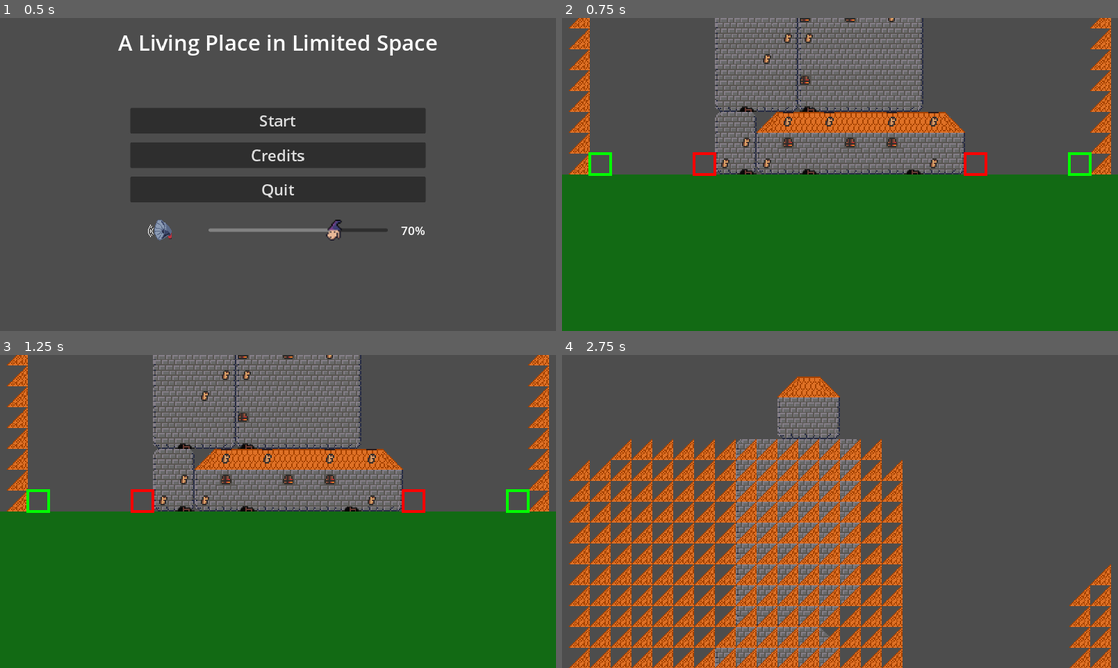
Above: before the commit, frames 1-4 (two rows, left to right).
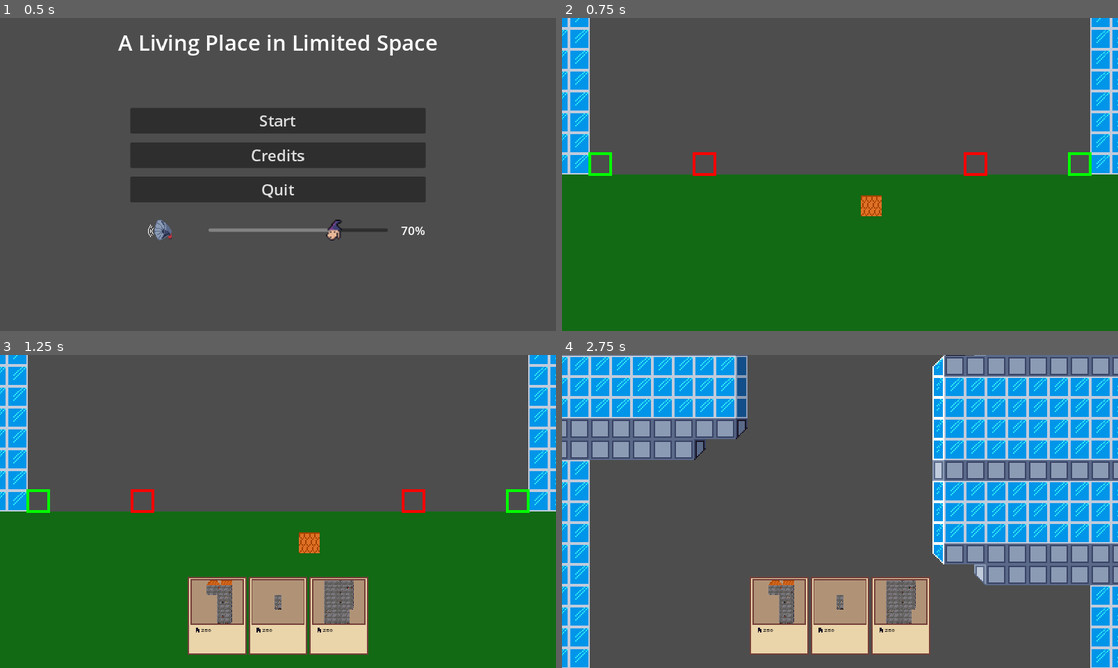
Above: after the commit, the same moments.

Repository: panorb/ludum-dare-54
Game: Godot game, scene res://world.tscn
Two runs of this game, one before a commit and one after it. Both use one fixed random seed, a clock stepped at 60 frames per second and the inputs below.
Inputs (mouse positions are in pixels of both pictures, inside the frame that each line leads up to):
- Up to frame 1 (0.5 s): no input
- Up to frame 2 (0.75 s): click "Start" at 0.5 s
- Up to frame 3 (1.25 s): no input
- Up to frame 4 (2.75 s): tap Enter (close_letter) at 1.25 s; move the mouse to (962, 495) at 1.27 s; press the mouse at (962, 495) at 1.28 s; release the mouse at (962, 495) at 2 s; tap Space at 2 s; drag from (728, 527) to (812, 574) at 2.02 s

Frame 1 is identical in both runs. In frame 2, 19% of the frame differs, in the area x 0-100%, y 0-64%; in frame 3, 27%; in frame 4, 70%, in the area x 0-100%, y 0-100%.

Commit message:
Implementation of the Place-buildings-and-draw-cards-gameplay-loop

Diff:
--- a/godot/game/cards/card.gd
+++ b/godot/game/cards/card.gd
@@ -8,6 +8,7 @@
 @onready var preview_tile_map = %PreviewTileMap
 
 var _building: TBuilding = null
+var _preview_building: TBuilding = null
 var _capacity: int = 0
 
 signal hover_begin(card : Card)
@@ -25,8 +26,9 @@
 func init_capacity(capacity : int):
 	_capacity = capacity
 
-func init_building(building: TBuilding):
+func init_building(building: TBuilding, preview_building):
 	_building = building
+	_preview_building = preview_building
 
 func _on_ClickZone_input_event(viewport: Node, event: InputEvent, shape_idx: int):
 	if event is InputEventMouseButton and event.is_pressed() and event.button_index == MOUSE_BUTTON_LEFT:
@@ -78,7 +80,6 @@
 func select():
 	is_selected = true
 	z_index = 50
-	print("")
 
 func deselect():
 	is_selected = false
--- a/godot/game/cards/card_hand.gd
+++ b/godot/game/cards/card_hand.gd
@@ -1,6 +1,7 @@
 extends Node2D
 
 signal card_hand_ready
+signal card_selected(card:Card)
 
 @export var card_scene : PackedScene = preload("res://game/cards/card.tscn")
 @export_range(1, 6) var card_num : int = 3
@@ -9,6 +10,7 @@
 
 var hand_cards : Array[Card] = []
 var held_card : Card = null
+var selected_card : Card = null
 
 const CARD_PREVIEW_SIZE : Vector2i = Vector2i(14, 9)
 
@@ -45,9 +47,16 @@
 	var t_building := TBuilding.from_building(building)
 	var preview_building := TBuilding.new(CARD_PREVIEW_SIZE, card_instance.preview_tile_map)
 	preview_building.stamp(Vector2i(CARD_PREVIEW_SIZE.x/2-t_building.size.x/2, CARD_PREVIEW_SIZE.y/2-t_building.size.y/2), t_building)
-	card_instance.init_building(preview_building)
+	card_instance.init_building(t_building, preview_building)
 
 	hand_cards.append(card_instance)
+
+func drop_card():
+	hand_cards.erase(selected_card)
+	if selected_card == held_card:
+		held_card = null
+	selected_card.queue_free()
+	selected_card = null
 
 func _on_Card_hover_begin(card : Card) -> void:
 	if held_card and card != held_card and held_card.is_hovered:
@@ -81,7 +90,8 @@
 		card.select()
 		hand_cards = hand_cards.filter(func(elem : Card): return elem.name != card.name)
 		held_card = card
-
+	card_selected.emit(card)
+	self.selected_card = card
 	# draw_card()
 	reorganize_hand()
 
@@ -120,3 +130,11 @@
 		tween.tween_property(card, "position", target_position, 0.6)
 
 	tween.play()
+
+
+
+
+func _on_building_manager_building_placed(position):
+	drop_card()
+	draw_card()
+	reorganize_hand()
--- a/godot/game/game.tscn
+++ b/godot/game/game.tscn
@@ -8,6 +8,7 @@
 [ext_resource type="PackedScene" uid="uid://xpjdv0n1b32j" path="res://game/side-building.tscn" id="4_1affs"]
 [ext_resource type="Script" path="res://game/InteractionManager.gd" id="5_xfojq"]
 [ext_resource type="PackedScene" uid="uid://cf5v8hs4kc7x2" path="res://gui/letter/letter_view.tscn" id="8_ruha8"]
+[ext_resource type="PackedScene" uid="uid://nr04eptwcnd5" path="res://game/cards/card_hand.tscn" id="9_fvuws"]
 
 [node name="Game" type="Node2D"]
 metadata/_edit_horizontal_guides_ = []
@@ -22,8 +23,6 @@
 position_smoothing_speed = 10.0
 script = ExtResource("2_qbikm")
 
-[node name="Tower" parent="." instance=ExtResource("2_mt16c")]
-
 [node name="Environment" type="Node2D" parent="."]
 
 [node name="Gras" type="Sprite2D" parent="Environment"]
@@ -33,7 +32,6 @@
 texture = ExtResource("3_w6yv1")
 
 [node name="SideBuildingTileMap" type="TileMap" parent="Environment"]
-visible = false
 tile_set = ExtResource("3_xn6el")
 format = 2
 
@@ -57,17 +55,35 @@
 min_template_height = 20
 pattern_probability_per_row = 0.05
 
+[node name="Tower" parent="." instance=ExtResource("2_mt16c")]
+
+[node name="PreviewMap" parent="Tower/BuildingManager" index="2"]
+layer_0/name = "Building"
+layer_0/tile_data = PackedInt32Array()
+layer_1/name = "Decoration"
+layer_1/enabled = true
+layer_1/modulate = Color(1, 1, 1, 1)
+layer_1/y_sort_enabled = false
+layer_1/y_sort_origin = 0
+layer_1/z_index = 0
+layer_1/tile_data = PackedInt32Array()
+
 [node name="InteractionManager" type="Node2D" parent="." node_paths=PackedStringArray("camera")]
 script = ExtResource("5_xfojq")
 camera = NodePath("../GameCamera")
 
 [node name="CanvasLayer" type="CanvasLayer" parent="."]
 
+[node name="CardHand" parent="CanvasLayer" instance=ExtResource("9_fvuws")]
+
 [node name="Letter" parent="CanvasLayer" instance=ExtResource("8_ruha8")]
 unique_name_in_owner = true
 
 [connection signal="tower_spam" from="Environment/SideBuildingRight" to="Tower/BuildingManager" method="_on_side_building_right_tower_spam"]
 [connection signal="tower_spam" from="Environment/SideBuildingLeft" to="Tower/BuildingManager" method="_on_side_building_left_tower_spam"]
+[connection signal="building_placed" from="Tower/BuildingManager" to="CanvasLayer/CardHand" method="_on_building_manager_building_placed"]
+[connection signal="card_selected" from="CanvasLayer/CardHand" to="Tower/BuildingManager" method="_on_card_hand_card_selected"]
 
+[editable path="Environment/SideBuildingRight"]
 [editable path="Tower"]
-[editable path="Environment/SideBuildingRight"]
+[editable path="CanvasLayer/CardHand"]
--- a/godot/game/side-building.gd
+++ b/godot/game/side-building.gd
@@ -39,7 +39,7 @@
 	if Engine.is_editor_hint():
 		return
 
-	add_rows_if_needed(50);
+	#add_rows_if_needed(50);
 
 
 var current_completed_row = 0
@@ -117,10 +117,10 @@
 					print("could not find offset for pattern");
 					return;
 				self.tilemap.set_pattern(0, pattern_position - offset, pattern_to_place);
-				for x in range(pattern_position.x, pattern_position.x + pattern_to_place.get_size().x):
-					for y in range(pattern_position.y, pattern_position.y + pattern_to_place.get_size().y):
-						if pattern_to_place.has_cell(Vector2i(x - pattern_position.x, y - pattern_position.y)):
-							tower_spam.emit(Vector2i(x,y))
+				for y in range(pattern_to_place.get_size().y):
+					for x in range(pattern_to_place.get_size().x):
+						if pattern_to_place.has_cell(Vector2i(x, y)):
+							tower_spam.emit(Vector2i(x, y)+pattern_position - offset)
 				row += pattern_height;
 				last_pattern_used_at_height = row
 				current_completed_row += pattern_height;
--- a/godot/tower/building.gd
+++ b/godot/tower/building.gd
@@ -16,7 +16,7 @@
 var support_right : Vector2i
 
 
-func _init(size: Vector2i, tile_map: TileMap = null, offset := Vector2i(0, 0)):
+func _init(size: Vector2i = Vector2i.ZERO, tile_map: TileMap = null, offset := Vector2i(0, 0)):
 	self.size = size
 	self.offset = offset
 	self.support_left = Vector2i(size.x+1, -1)
@@ -33,16 +33,23 @@
 
 # copy the building into my own map
 func stamp(pos: Vector2i, building: TBuilding) -> void:
+#	print("stamp")
 	for y in range(building.size.y):
 		for x in range(building.size.x):
 			var pos_in = Vector2i(x, y)
 			var pos_tl = pos + pos_in
+#			print(pos_tl-offset)
 			if self.graphical_tiles.get_cell_source_id(0, pos_tl-offset) == -1:
 				self.graphical_tiles.set_cell(0, pos_tl-offset, building.graphical_tiles.get_cell_source_id(0, pos_in), building.graphical_tiles.get_cell_atlas_coords(0, pos_in))
 				self.graphical_tiles.set_cell(1, pos_tl-offset, building.graphical_tiles.get_cell_source_id(1, pos_in), building.graphical_tiles.get_cell_atlas_coords(1, pos_in))
 #				if building.graphical_tiles.get_cell_atlas_coords(1, pos_in).x != -1:
 #					print("hey")
 				self.tile_info[pos_tl.y][pos_tl.x] = building.tile_info[y][x]
+				if self.get_needs_suppot(pos_tl):
+					if x < self.support_left.x:
+						self.support_left = pos_tl
+					if x > self.support_right.x:
+						self.support_right = pos_tl
 
 static func from_building(building: Building) -> TBuilding:
 	var tbuilding = TBuilding.new(building.size)
@@ -127,3 +134,4 @@
 
 func set_non_empty(pos: Vector2i, value := true) -> void:
 	self._set_flag(pos, value, NON_EMPTY)
+#	self.graphical_tiles.set_cell(1, pos-self.offset, 0, Vector2i(2,2))
--- a/godot/tower/building_manager.gd
+++ b/godot/tower/building_manager.gd
@@ -9,11 +9,22 @@
 #@onready var tilemap : TileMap = get_node("./MainBuilding")
 var map : TBuilding
 var height : int
+var preview_building : TBuilding = null
+@onready var preview_map : TileMap = get_node("PreviewMap")
+var preview_pos : Vector2i = Vector2i.ZERO
+var blocker : TBuilding = null
+
+signal building_placed(position:Vector2i)
 
 # Called when the node enters the scene tree for the first time.
 func _ready() -> void:
+	self.blocker = TBuilding.new(Vector2i(1, 1))
+	self.blocker.set_non_empty(Vector2i(0, 0))
+#	self.blocker.graphical_tiles.set_cell(0, Vector2i(0, 0), 0, Vector2i(0, 0))
 	self.map = TBuilding.new(Vector2i(MAP_SIZE.x, MAP_SIZE.y+1), get_node("TowerMap"), Vector2i(MAP_SIZE.x/2, MAP_SIZE.y-1))
 	self.map.graphical_tiles.set_cell(1, Vector2i(1, 1), 1)
+#	print(self.preview_map)
+	self.preview_map.set_cell(0, Vector2i(1, 1), 0, Vector2i(1, 0))
 	self.init_foundation(FOUNDATION_WIDTH)
 	self.height = 1
 	var b = Building.new()
@@ -25,7 +36,7 @@
 #	var res = self.place_building(Vector2i(13-(tb.size.x/2), MAP_SIZE.y-(tb.size.y+1)), tb)
 #	print(get_possible_placement(tb, true))
 	var failed_count:int = 0
-	for i in range(100):
+	for i in range(0):
 		b = Building.new()
 		b.generate_building()
 		var tb = TBuilding.from_building(b)
@@ -53,6 +64,32 @@
 #	print(res)
 #	res = self.place_building(Vector2i(10, MAP_SIZE.y-6), b)
 #	print(res)
+
+func _process(delta):
+	if self.preview_building == null:
+		return
+	var mouse_position = self.get_local_mouse_position()
+	var building_offset = Vector2i(self.preview_building.size.x/2, self.preview_building.size.y/2)
+	var map_position = self.map.graphical_tiles.local_to_map(mouse_position)-building_offset
+	var preview_center = self.map.graphical_tiles.map_to_local(map_position)-Vector2(8.0, 8.0)
+	self.preview_map.position = preview_center
+	var placement_pos = map_position + self.map.offset
+	if map_position != self.preview_pos:
+		self.preview_pos = map_position
+#		print(placement_pos)
+		var valid = self.test_placement(placement_pos, self.preview_building)
+#		print("valid: "+str(valid))
+		if valid:
+			self.preview_map.modulate = Color(0.8, 0.8, 0.8)
+		else:
+			self.preview_map.modulate = Color(0.6, 0.0, 0.0)
+	if Input.is_action_just_released("primary_action"):
+		if self.place_building(placement_pos, self.preview_building):
+			self.preview_map.clear()
+			self.preview_building = null
+	#print(preview_center)
+	#var tilemap_local_coords = tilemap.to_local(global_coords);
+	#tilemap_starting_position = tilemap.local_to_map(tilemap_local_coords);
 
 func init_foundation(width: int) -> void:
 	var foundation = TBuilding.new(Vector2i(FOUNDATION_WIDTH, 1))
@@ -92,32 +129,37 @@
 		for x in range(building.size.x):
 			var here_in = Vector2i(x, y)
 			var here_tl = position + here_in - self.map.offset
-			if (self.map.graphical_tiles.get_cell_source_id(0, here_tl) != -1 and building.graphical_tiles.get_cell_source_id(0, here_in) != -1) or  \
-				(self.map.get_non_empty(here_tl) and building.get_non_empty(here_in)):
-#				print("overlap")
+			if (self.map.graphical_tiles.get_cell_source_id(0, here_tl) != -1 and building.graphical_tiles.get_cell_source_id(0, here_in) != -1):# or  \
+				#(self.map.get_non_empty(here_tl) and building.get_non_empty(here_in)):
+#				print("overlap with "+str(here_tl))
 				return false
-			if building.get_window_property(here_in):
-				if here_in.x == 0:
-					var outside = here_tl+Vector2i(-1, 0)
-					if (not outside.x < 0) and self.map.get_non_empty(outside):
-						return false
-				if here_in.x == building.size.x-1:
-					var outside = here_tl+Vector2i(1, 0)
-					if (not outside.x > MAP_SIZE.x-1) and self.map.get_non_empty(outside):
-						return false
-	for y in range(building.size.y):
-		# check if collides with existing windows
-		var left_in = Vector2i(0, y)
-		var left_out = position + left_in - self.map.offset + Vector2i(-1, 0)
-		var right_in = Vector2i(building.size.x-1, y)
-		var right_out = position + right_in - self.map.offset + Vector2i(1, 0)
-		if (not left_out.x < 0) and self.map.get_window_property(left_out) and building.get_non_empty(left_in):
-			return false
-		if (not right_out.x > MAP_SIZE.x-1) and self.map.get_window_property(right_out) and building.get_non_empty(right_in):
-			return false
+#			if building.get_window_property(here_in):
+#				if here_in.x == 0:
+#					var outside = here_tl+Vector2i(-1, 0)
+#					if (not outside.x < 0) and self.map.get_non_empty(outside):
+#						print("window issue")
+#						return false
+#				if here_in.x == building.size.x-1:
+#					var outside = here_tl+Vector2i(1, 0)
+#					if (not outside.x > MAP_SIZE.x-1) and self.map.get_non_empty(outside):
+#						print("window issue")
+#						return false
+#	for y in range(building.size.y):
+#		# check if collides with existing windows
+#		var left_in = Vector2i(0, y)
+#		var left_out = position + left_in - self.map.offset + Vector2i(-1, 0)
+#		var right_in = Vector2i(building.size.x-1, y)
+#		var right_out = position + right_in - self.map.offset + Vector2i(1, 0)
+#		if (not left_out.x < 0) and self.map.get_window_property(left_out) and building.get_non_empty(left_in):
+#			print("internal window left")
+#			return false
+#		if (not right_out.x > MAP_SIZE.x-1) and self.map.get_window_property(right_out) and building.get_non_empty(right_in):
+#			print("internal window right")
+#			return false
 
 	if building.support_left.x > size.x or building.support_right.x < 0:
 		# building needs no support
+#		print("no support needed")
 		return true
 	if not self.map.get_supports(position+building.support_left+Vector2i(0, 1)) or not self.map.get_supports(position+building.support_right+Vector2i(0, 1)):
 		# not enough support
@@ -132,6 +174,7 @@
 	self.map.stamp(position, building)
 	self.height = max(self.height, MAP_SIZE.y - position.y)
 #	print(height)
+	building_placed.emit(position)
 	return true
 
 func tower_spam_block(position):
@@ -139,9 +182,11 @@
 	var pos = position+self.map.offset
 	if pos.x < 0 or pos.x > MAP_SIZE.x-1 or pos.y < 0 or pos.y > MAP_SIZE.y-1:
 		return
-	print("hey")
-	self.map.set_non_empty(pos)
-	self.map.graphical_tiles.set_cell(1, position, 0, Vector2i(0, 0))
+#	if pos.y > 9990:
+#		print(pos)
+	#self.map.set_non_empty(pos)
+	#self.map.graphical_tiles.set_cell(1, position, 0, Vector2i(0, 0))
+	self.map.stamp(pos, self.blocker)
 
 func _on_side_building_right_tower_spam(position):
 	tower_spam_block(position)
@@ -149,3 +194,9 @@
 
 func _on_side_building_left_tower_spam(position):
 	tower_spam_block(position)
+
+
+func _on_card_hand_card_selected(card):
+	self.preview_map.clear()
+	self.preview_building = TBuilding.new(card._building.size, self.preview_map)
+	self.preview_building.stamp(Vector2i.ZERO, card._building)
--- a/godot/tower/tower-tileset.tres
+++ b/godot/tower/tower-tileset.tres
@@ -88,6 +88,8 @@
 3:4/0 = 0
 4:4/0 = 0
 3:5/0 = 0
+1:6/0 = 0
+1:7/0 = 0
 
 [resource]
 sources/0 = SubResource("TileSetAtlasSource_pgu1h")
--- a/godot/tower/tower.tscn
+++ b/godot/tower/tower.tscn
@@ -27,3 +27,8 @@
 layer_1/y_sort_origin = 0
 layer_1/z_index = 0
 layer_1/tile_data = PackedInt32Array()
+
+[node name="PreviewMap" type="TileMap" parent="BuildingManager"]
+tile_set = ExtResource("4_7rioh")
+format = 2
+layer_0/tile_data = PackedInt32Array(0, 0, 0, -1, 0, 0)
Not shown: 1 places in godot/game/game.tscn that only renumber resources
